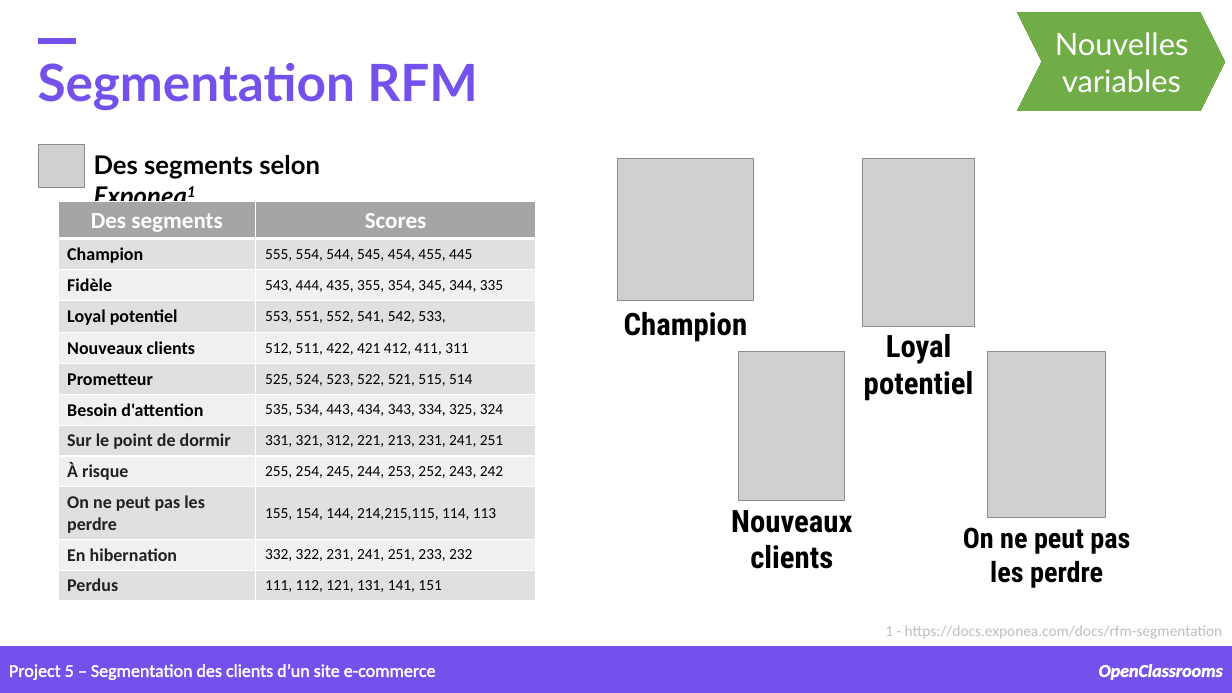
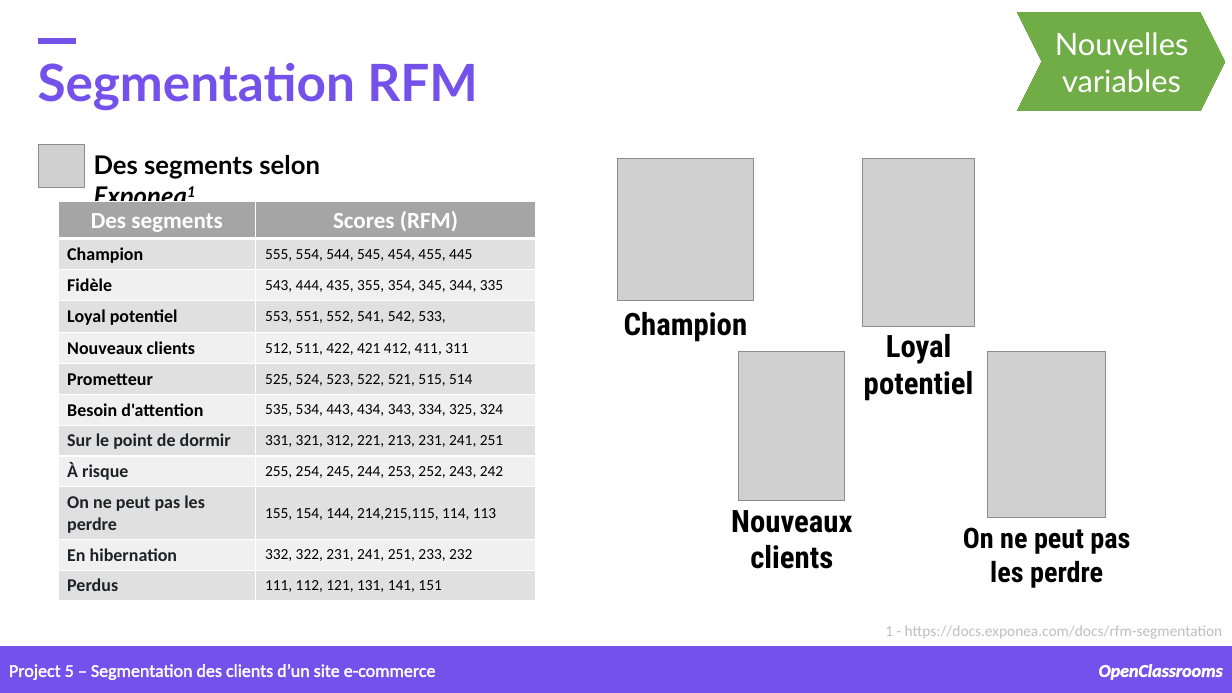
Before and after one commit to samirhinojosa/OC-P5-segment-customers-of-website, a slide deck: slide 19 of supports/P5_presentation v2.pptx. Drawn at 1232x693 pixels with LibreOffice and Linux fonts; fonts in the diff are those of the drawing; grey boxes stand for pictures; background and template pictures are left out. Boxes give left, top, right and bottom in pixels: in the first picture for what was removed or moved away, otherwise in the second. Text is boxed around its words. In the diff, an @@ line names an element or a change of style, - is before the commit and + after.

```diff
--- a/supports/P5_presentation v2.pptx
+++ b/supports/P5_presentation v2.pptx
@@ table at bbox=[58, 201, 536, 601] @@
-row 1, column 2: Scores
+row 1, column 2: Scores (RFM)
```
Also in this commit, not shown: 9 other slides changed, 25 other files.
